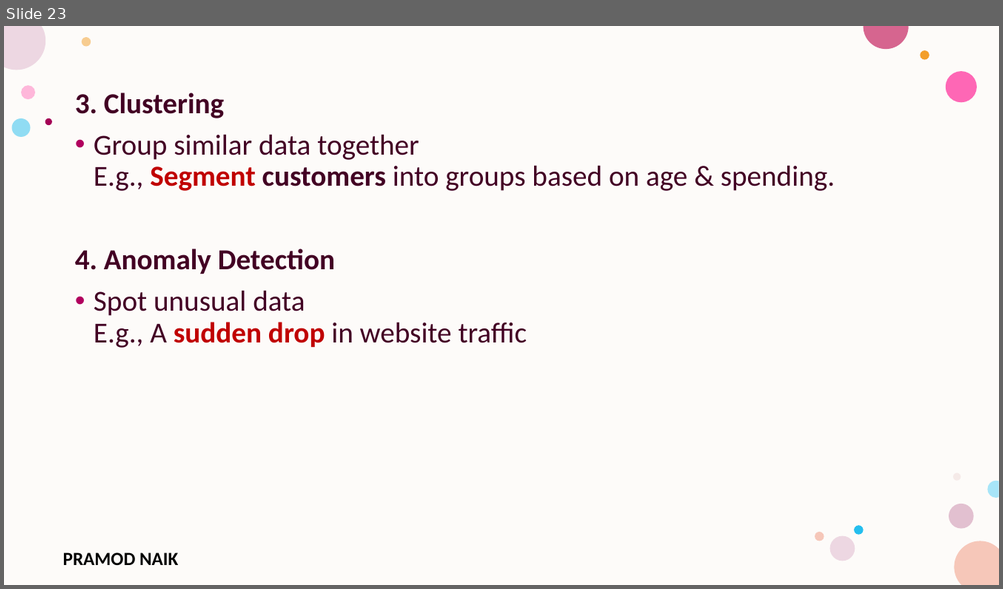
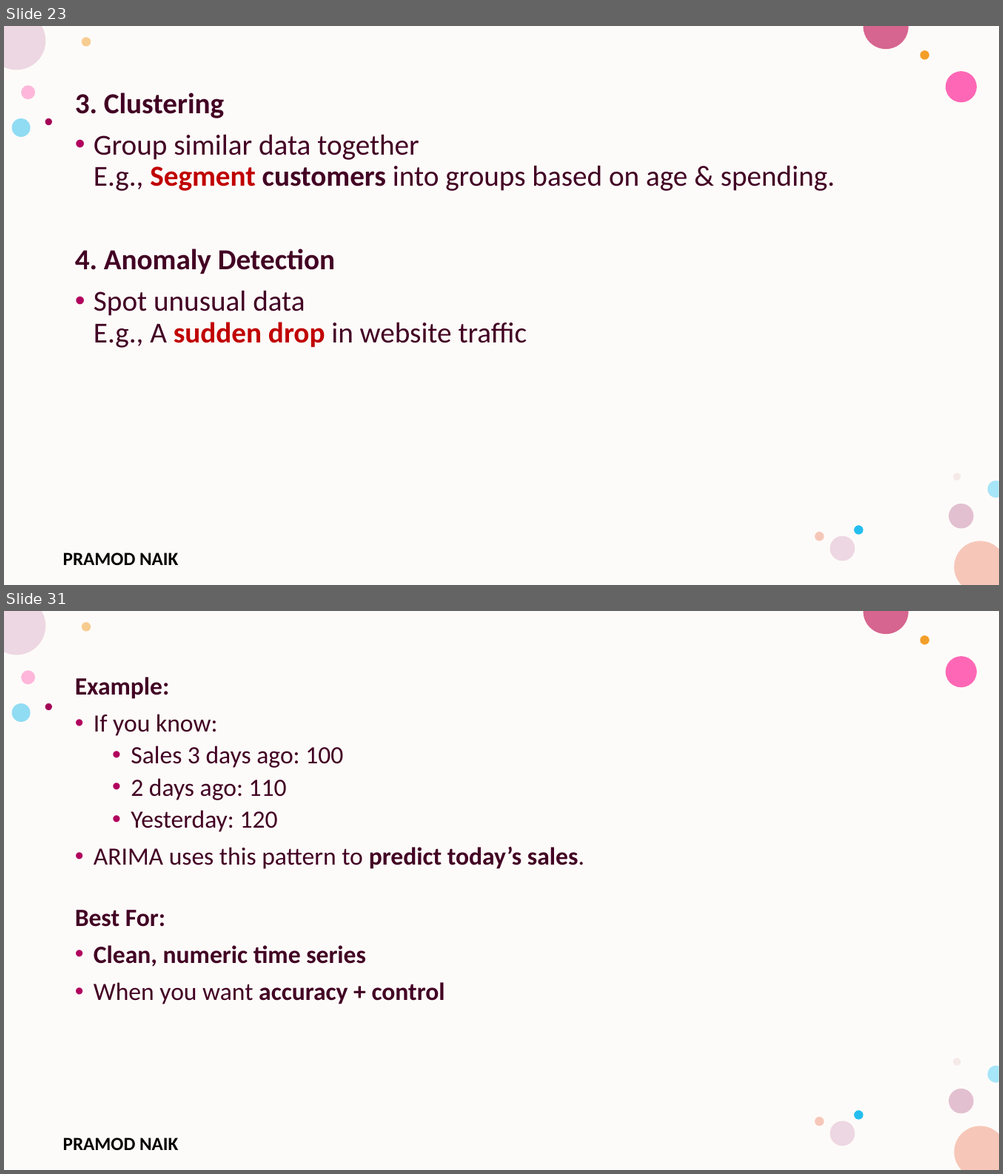
Before and after one commit to PRAMODNAIK-DEV/MCA-2nd-Sem-ML-Data-Analytics-Shridevi-College, a slide deck: Theory Class-Notes/Unit-5 Data Analytics and Real-World Applications.pptx. Shown one above the other, each under a label of ours: slide 23 before the commit, slides 23 and 31 after it; the slides between them are not shown. The pictures are 1003x589 and 1003x1174 pixels, drawn with LibreOffice and Linux fonts; fonts in the diff are those of the drawing; background and template pictures are left out. Boxes give left, top, right and bottom in pixels: in the first picture for what was removed or moved away, otherwise in the second. Text is boxed around its words. In the diff, an @@ line names an element or a change of style, - is before the commit and + after.

```diff
--- a/Theory Class-Notes/Unit-5 Data Analytics and Real-World Applications.pptx
+++ b/Theory Class-Notes/Unit-5 Data Analytics and Real-World Applications.pptx
@@ slide 31 added at [4,611,999,1170], background #FFFFFF; not listed: 17 template elements that a slide beside it also shows @@
@@ text added at [75,677,584,1005], 24 pt, text #420023 @@
+Example:
+• If you know:
+  • Sales 3 days ago: 100
+  • 2 days ago: 110
+  • Yesterday: 120
+• ARIMA uses this pattern to predict today’s sales.
+Best For:
+• Clean, numeric time series
+• When you want accuracy + control
```
Also in this commit, not shown: 3 slides changed, 22 other slides added, 6 slides removed, 1 other file.
